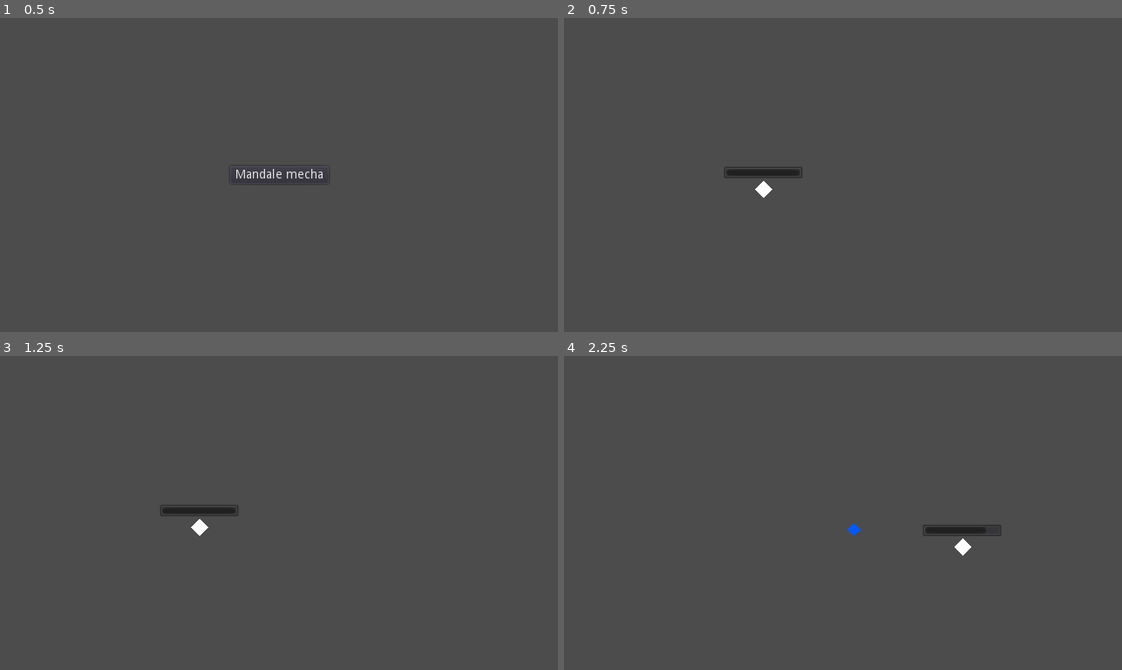
Above: before the commit, frames 1-4 (two rows, left to right).
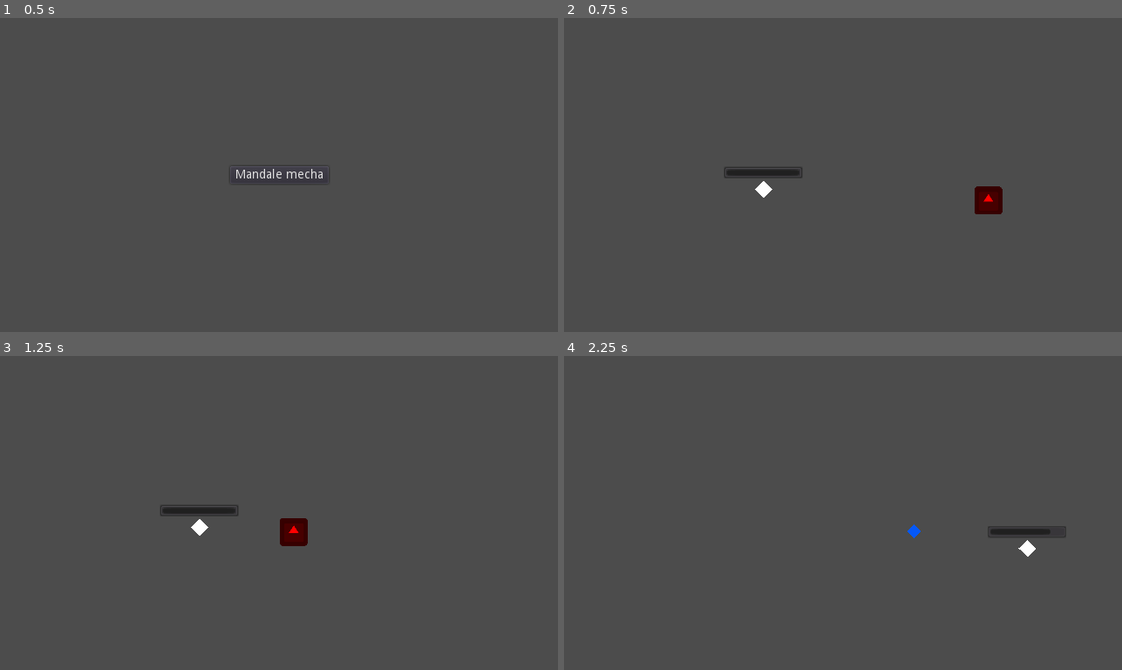
Above: after the commit, the same moments.

Repository: Laks0/Top-Down-Overcharge
Game: Godot game, scene res://MainMenu.tscn
Two runs of this game, one before a commit and one after it. Both use one fixed random seed, a clock stepped at 60 frames per second and the inputs below. The engine's default icon, where the game draws it, is replaced by a stand-in: a white triangle on a blue panel in a dark square.
Inputs (mouse positions are in pixels of both pictures, inside the frame that each line leads up to):
- Up to frame 1 (0.5 s): no input
- Up to frame 2 (0.75 s): click "Mandale mecha" at 0.5 s
- Up to frame 3 (1.25 s): no input
- Up to frame 4 (2.25 s): move the mouse to (965, 497) at 1.27 s; hold D (control_right) 1.28-2.03 s; click (965, 497) at 1.35 s; move the mouse to (731, 528) at 2.02 s; hold S (control_down) from 2.03 s (still down); click (731, 528) at 2.1 s

Frame 1 is identical in both runs. In frame 2, 0.4% of the frame differs, in the area x 73-79%, y 53-63%; in frame 3, 0.4%; in frame 4, 0.9%, in the area x 50-90%, y 53-64%.

Commit message:
enemigos con daño y knockback

Diff:
--- /dev/null
+++ b/Entities/Enemy.gd
@@ -0,0 +1,18 @@
+extends KinematicBody2D
+
+export var strength  : float = 30
+export var knockback : int   = 1050
+
+onready var player = get_tree().get_nodes_in_group("Player")[0]
+
+func _physics_process(delta):
+	movement(delta)
+
+func movement(delta):
+	move_and_slide(300 * (player.position - position).normalized() )
+
+func _on_Area2D_body_entered(body):
+	if !body.is_in_group("Player"):
+		return
+
+	body.hurt(strength, knockback, (body.position - position).normalized())
--- /dev/null
+++ b/Entities/Enemy.tscn
@@ -0,0 +1,30 @@
+[gd_scene load_steps=5 format=2]
+
+[ext_resource path="res://icon.png" type="Texture" id=1]
+[ext_resource path="res://Entities/Enemy.gd" type="Script" id=2]
+
+[sub_resource type="RectangleShape2D" id=1]
+extents = Vector2( 15.8998, 15.9588 )
+
+[sub_resource type="RectangleShape2D" id=2]
+extents = Vector2( 18, 18 )
+
+[node name="Enemy" type="KinematicBody2D" groups=[
+"Enemy",
+]]
+script = ExtResource( 2 )
+
+[node name="Sprite" type="Sprite" parent="."]
+modulate = Color( 1, 0, 0, 1 )
+scale = Vector2( 0.5, 0.5 )
+texture = ExtResource( 1 )
+
+[node name="CollisionShape2D" type="CollisionShape2D" parent="."]
+shape = SubResource( 1 )
+
+[node name="Area2D" type="Area2D" parent="."]
+visible = false
+
+[node name="CollisionShape2D" type="CollisionShape2D" parent="Area2D"]
+shape = SubResource( 2 )
+[connection signal="body_entered" from="Area2D" to="." method="_on_Area2D_body_entered"]
--- a/Entities/Kai.tscn
+++ b/Entities/Kai.tscn
@@ -5,7 +5,9 @@
 
 [sub_resource type="CircleShape2D" id=1]
 
-[node name="Kai" type="KinematicBody2D"]
+[node name="Kai" type="KinematicBody2D" groups=[
+"Player",
+]]
 script = ExtResource( 1 )
 weapon_class = ExtResource( 2 )
 
--- a/Entities/Projectile.gd
+++ b/Entities/Projectile.gd
@@ -7,5 +7,24 @@
 export var knockback  : int   = 170
 export var energyCost : int   = 15
 
+onready var player = get_tree().get_nodes_in_group("Player")[0]
+
 func _process(delta):
 	position += speed * direction * delta
+
+	if toReturn():
+		returnToPlayer()
+
+func toReturn() -> bool:
+	return !$Notifier.is_on_screen()
+
+func returnToPlayer():
+	player.energy += energyCost * 1.3 # Vuelve con un poco de energía agregada
+	$Area2D.queue_free()
+	# TODO: animación de volver
+	queue_free()
+
+func _on_Area2D_body_entered(body):
+	if body.is_in_group("Enemy"):
+		body.queue_free()
+		queue_free()
--- a/Entities/Projectile.tscn
+++ b/Entities/Projectile.tscn
@@ -17,3 +17,6 @@
 
 [node name="CollisionShape2D" type="CollisionShape2D" parent="Area2D"]
 shape = SubResource( 1 )
+
+[node name="Notifier" type="VisibilityNotifier2D" parent="."]
+[connection signal="body_entered" from="Area2D" to="." method="_on_Area2D_body_entered"]
--- a/Entities/playable.gd
+++ b/Entities/playable.gd
@@ -4,7 +4,8 @@
 export var acceleration : int   = 1000
 export var friction     : float = .35
 
-var velocity : Vector2
+var velocity      : Vector2
+var addedVelocity : Vector2 # Velocidad agregada que no se clampea, para usar solo en casos puntuales y no como movimiento
 
 export var maxHealth : float = 100
 export var maxEnergy : float = 100
@@ -29,6 +30,7 @@
 	if Input.is_action_just_pressed("shoot") and $BulletCooldown.is_stopped():
 		shoot(weapon_class)
 
+func _physics_process(delta):
 	### MOVIMIENTO ###
 	# Definir direcciones
 	var dirx = int( Input.is_action_pressed("control_right") ) - int( Input.is_action_pressed("control_left") )
@@ -48,6 +50,10 @@
 
 	velocity = move_and_slide(velocity)
 
+	addedVelocity.x = lerp(addedVelocity.x, 0, .15)
+	addedVelocity.y = lerp(addedVelocity.y, 0, .15)
+
+	move_and_slide(addedVelocity)
 
 func shoot(weapon):
 	var bullet = weapon.instance()
@@ -58,7 +64,14 @@
 		bullet.position = position
 		bullet.direction = direction
 
-		velocity -= bullet.knockback * direction
+		knock(bullet.knockback, -direction)
 		$BulletCooldown.wait_time = bullet.cooldown
 		$BulletCooldown.start()
 		energy -= bullet.energyCost
+
+func knock(ammount, direction):
+	addedVelocity += direction * ammount
+
+func hurt(damage : float, knockback : int = 0, direction : Vector2 = Vector2.ZERO):
+	health -= damage
+	knock(knockback, direction)
--- a/MainMenu.tscn
+++ b/MainMenu.tscn
@@ -6,6 +6,9 @@
 anchor_right = 1.0
 anchor_bottom = 1.0
 script = ExtResource( 1 )
+__meta__ = {
+"_edit_use_anchors_": false
+}
 
 [node name="Start" type="Button" parent="."]
 anchor_left = 0.5
--- a/Scenes/Game.tscn
+++ b/Scenes/Game.tscn
@@ -1,8 +1,12 @@
-[gd_scene load_steps=2 format=2]
+[gd_scene load_steps=3 format=2]
 
 [ext_resource path="res://Entities/Kai.tscn" type="PackedScene" id=1]
+[ext_resource path="res://Entities/Enemy.tscn" type="PackedScene" id=2]
 
 [node name="Game" type="Node2D"]
 
 [node name="Kai" parent="." instance=ExtResource( 1 )]
 position = Vector2( 229.091, 196.3 )
+
+[node name="Enemy" parent="." instance=ExtResource( 2 )]
+position = Vector2( 536.605, 212.02 )
